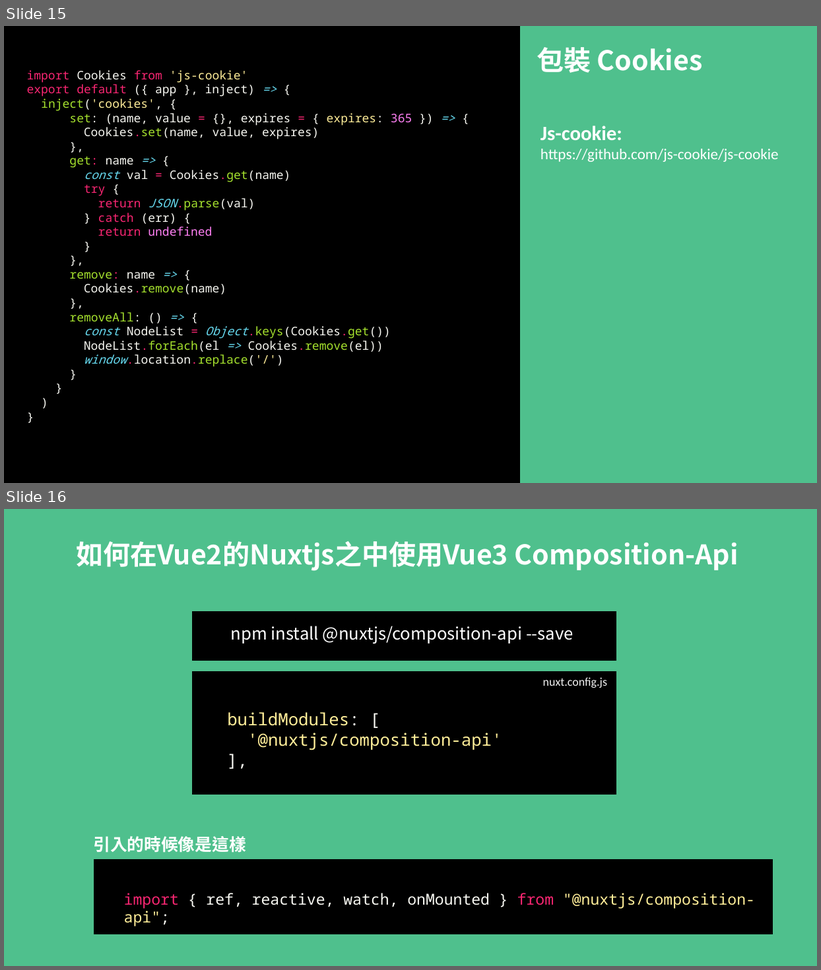
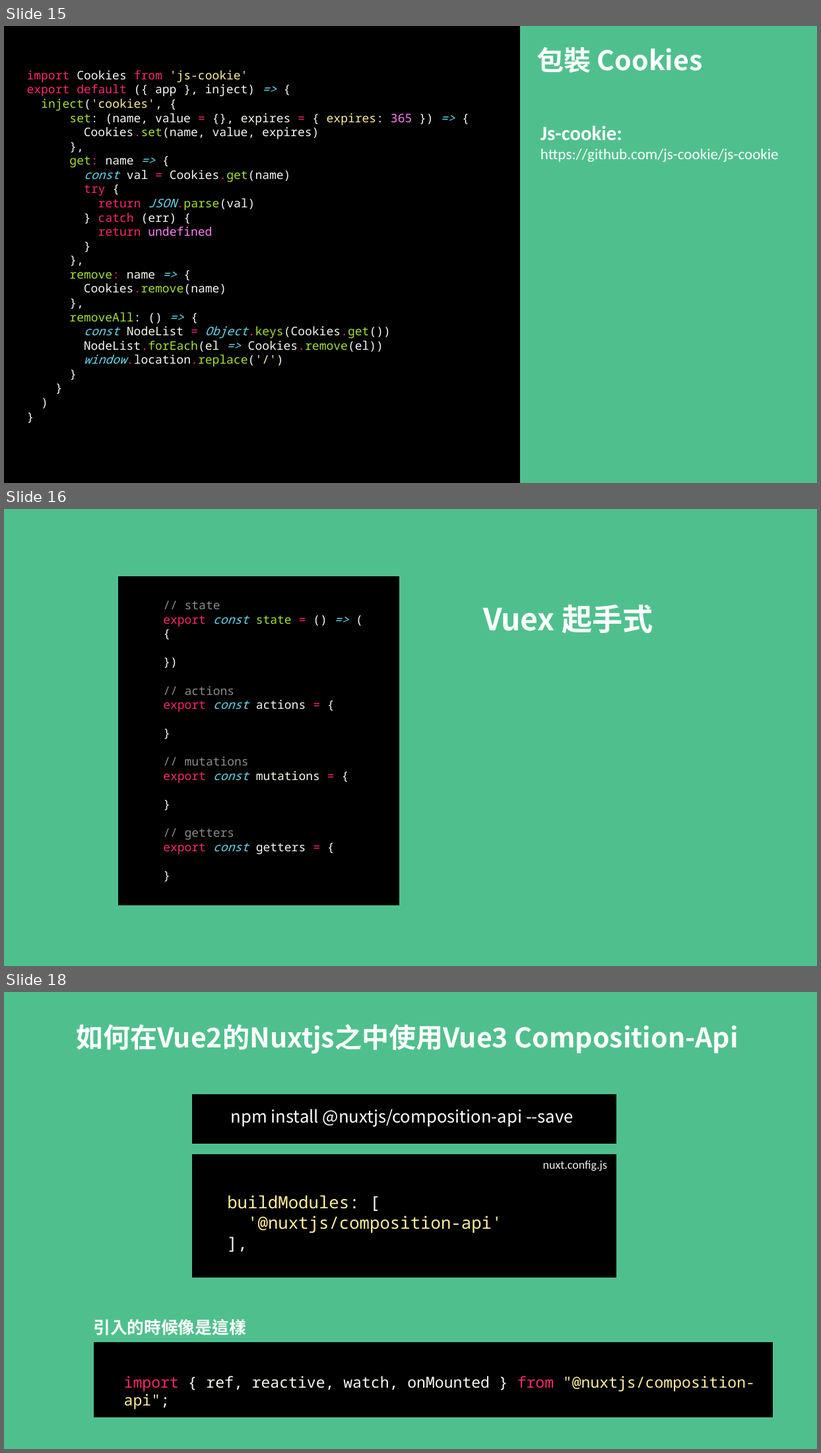
Before and after one commit to MikeOnlineCourse/Vue3_Course_Nuxt_Example, a slide deck: nuxt.pptx. Shown one above the other, each under a label of ours: slides 15 and 16 before the commit, slides 15, 16 and 18 after it; the slides between them are not shown. The pictures are 821x970 and 821x1453 pixels, drawn with LibreOffice and Linux fonts; fonts in the diff are those of the drawing. Boxes give left, top, right and bottom in pixels: in the first picture for what was removed or moved away, otherwise in the second. Text is boxed around its words. In the diff, an @@ line names an element or a change of style, - is before the commit and + after.

```diff
--- a/nuxt.pptx
+++ b/nuxt.pptx
@@ slide 16 added at (x1=4, y1=509, x2=817, y2=966), background #4FC08D @@
@@ rectangle added at (x1=119, y1=577, x2=399, y2=906), fill #000000, outline #000000 1 pt @@
@@ text added at (x1=163, y1=601, x2=320, y2=855), 14 pt, text #8C8C8C @@
+// state
+export const state = () => ({
+})
+// actions
+export const actions = {
+}
+// mutations
+export const mutations = {
+}
+// getters
+export const getters = {
+}
@@ title added at (x1=483, y1=605, x2=653, y2=634), 36 pt, text #FFFFFF, bold @@
+Vuex 起手式
@@ what was slide 16 is now slide 18 @@
```
Also in this commit, not shown: 1 other slide added, 30 other files.
